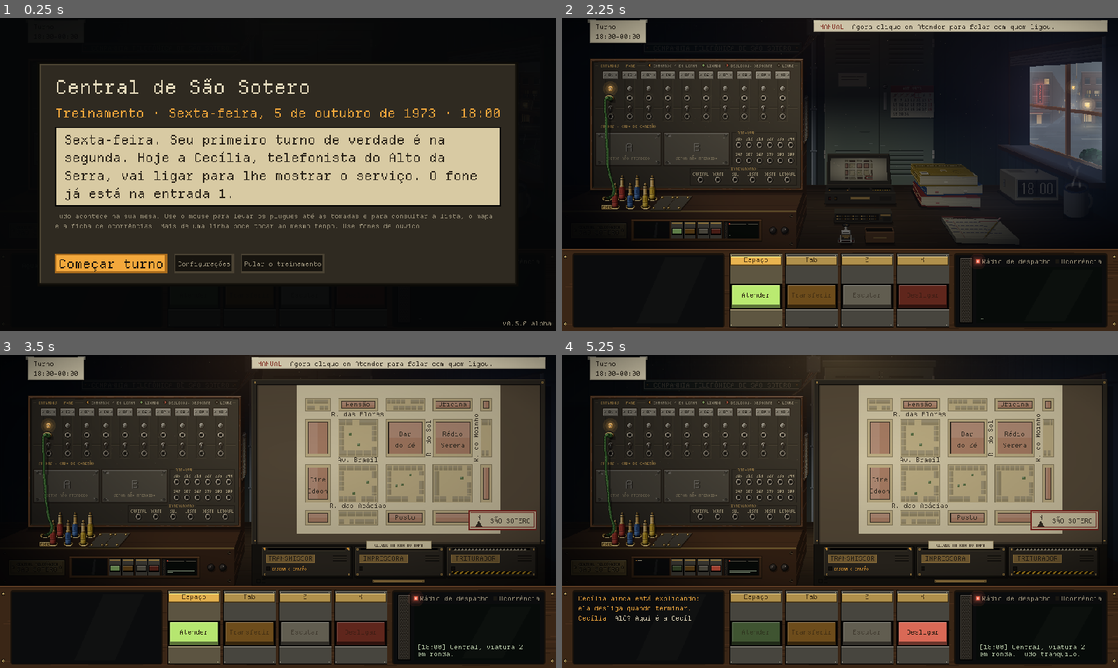
Above: before the commit, frames 1-4 (two rows, left to right).
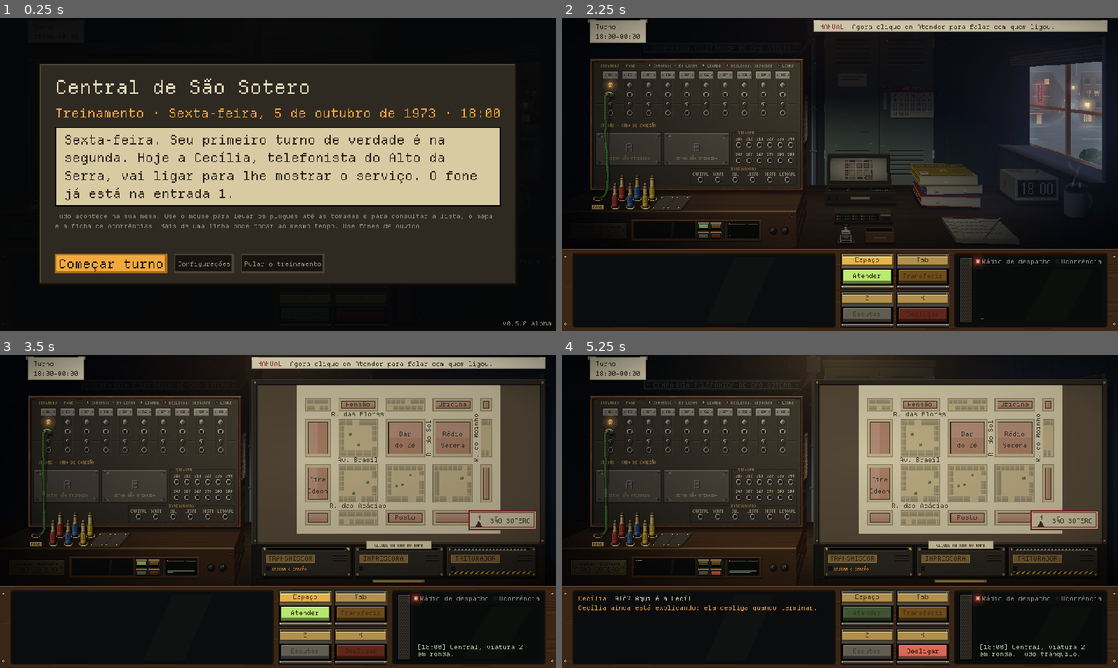
Above: after the commit, the same moments.

Repository: MendelDdS/Project-Switchboard
Game: Godot game, scene res://scenes/app.tscn
Two runs of this game, one before a commit and one after it. Both use one fixed random seed, a clock stepped at 60 frames per second and the inputs below.
Inputs (mouse positions are in pixels of both pictures, inside the frame that each line leads up to):
- Up to frame 1 (0.25 s): no input
- Up to frame 2 (2.25 s): click "Pular o treinamento" at 0.5 s; click "Recomeçar do treinamento" at 1.25 s; click "Começar turno" at 2 s
- Up to frame 3 (3.5 s): tap Enter at 2.75 s; drag from (278, 511) to (333, 442) at 2.77 s
- Up to frame 4 (5.25 s): drag from (695, 461) to (812, 574) at 3.52 s; click "Atender" at 4.25 s; click "Desligar" at 5 s

The runs differ from the first frame. In frame 2, 9.0% of the frame differs, in the area x 5-70%, y 19-99%; in frame 3, 9.1%; in frame 4, 8.9%.

Commit message:
feat(#0000): 960 base polish: phone keys in a 2x2 grid and the conversation screen no longer growing in emergencies (the warning as the last transcript line, the urgency bar on one row, a shorter transcript minimum), the FONE hole near the shelf edge so its label fits in all three languages, the windowed mode sized to the largest integer multiple of 960x540 that fits the screen, and lamps, jacks and keys raised to close the gap left by the removed state text
Co-Authored-By: Claude Opus 5.5 <noreply@anthropic.com>

Diff:
--- a/scenes/ui/phone_panel.tscn
+++ b/scenes/ui/phone_panel.tscn
@@ -25,17 +25,9 @@
 layout_mode = 2
 theme_override_constants/separation = 3
 
-[node name="Warn" type="Label" parent="Bar/ConvBox/ConvV"]
-unique_name_in_owner = true
-visible = false
-layout_mode = 2
-theme_type_variation = &"AmberLabel"
-theme_override_font_sizes/font_size = 11
-autowrap_mode = 3
-
 [node name="Transcript" type="RichTextLabel" parent="Bar/ConvBox/ConvV"]
 unique_name_in_owner = true
-custom_minimum_size = Vector2(0, 36)
+custom_minimum_size = Vector2(0, 28)
 layout_mode = 2
 size_flags_vertical = 3
 bbcode_enabled = true
@@ -54,7 +46,7 @@
 [node name="Urgency" type="Control" parent="Bar/ConvBox/ConvV"]
 unique_name_in_owner = true
 visible = false
-custom_minimum_size = Vector2(0, 24)
+custom_minimum_size = Vector2(0, 12)
 layout_mode = 2
 mouse_filter = 2
 script = ExtResource("9_urgency")
@@ -65,15 +57,18 @@
 mouse_filter = 2
 script = ExtResource("10_glass")
 
-[node name="Keys" type="HBoxContainer" parent="Bar"]
+[node name="Keys" type="GridContainer" parent="Bar"]
 layout_mode = 2
 mouse_filter = 2
-theme_override_constants/separation = 4
+theme_override_constants/h_separation = 4
+theme_override_constants/v_separation = 4
+columns = 2
 
 [node name="Answer" type="Button" parent="Bar/Keys"]
 unique_name_in_owner = true
 custom_minimum_size = Vector2(92, 0)
 layout_mode = 2
+size_flags_vertical = 3
 focus_mode = 0
 theme_type_variation = &"GreenKey"
 disabled = true
@@ -99,6 +94,7 @@
 unique_name_in_owner = true
 custom_minimum_size = Vector2(92, 0)
 layout_mode = 2
+size_flags_vertical = 3
 focus_mode = 0
 theme_type_variation = &"AmberKey"
 disabled = true
@@ -125,6 +121,7 @@
 unique_name_in_owner = true
 custom_minimum_size = Vector2(92, 0)
 layout_mode = 2
+size_flags_vertical = 3
 focus_mode = 0
 theme_type_variation = &"IvoryKey"
 disabled = true
@@ -151,6 +148,7 @@
 unique_name_in_owner = true
 custom_minimum_size = Vector2(92, 0)
 layout_mode = 2
+size_flags_vertical = 3
 focus_mode = 0
 theme_type_variation = &"RedKey"
 disabled = true
--- a/scripts/ui/game_view.gd
+++ b/scripts/ui/game_view.gd
@@ -8,6 +8,7 @@
 ## Em Configurações (`Settings`): tela cheia ou janela.
 
 const BASE := Vector2i(960, 540)   ## a tela do jogo
+const TITLE_BAR := 40   ## px de tela que a barra de título e as bordas da janela tomam, no modo janela
 
 @onready var _box: SubViewportContainer = $Box
 @onready var _view: SubViewport = $Box/View
@@ -19,6 +20,8 @@
 	get_viewport().size_changed.connect(_fit)
 	Settings.changed.connect(_apply)
 	_apply()
+	if get_window().mode == Window.MODE_WINDOWED:   # o projeto abre em 960×540: na tela grande, 1× ficava minúsculo
+		_size_window.call_deferred()
 
 
 ## Aplica a tela das configurações: cheia ou janela, e a ampliação.
@@ -26,7 +29,19 @@
 	var mode := Window.MODE_FULLSCREEN if Settings.fullscreen else Window.MODE_WINDOWED
 	if get_window().mode != mode and not (mode == Window.MODE_WINDOWED and get_window().mode == Window.MODE_MAXIMIZED):
 		get_window().mode = mode
+		if mode == Window.MODE_WINDOWED:
+			_size_window.call_deferred()   # (saindo da tela cheia, o tamanho só pega depois da troca)
 	_fit()
+
+
+## A janela no maior múltiplo inteiro da tela do jogo que cabe na área livre da tela (sem a barra de tarefas e com a
+## barra de título): 2× em 1440p, 3× em 4K; em 1080p, 1× (o 2× é a tela inteira). No meio da tela.
+func _size_window() -> void:
+	var w := get_window()
+	var free := DisplayServer.screen_get_usable_rect(w.current_screen)
+	var k := maxi(1, mini(free.size.x / BASE.x, (free.size.y - TITLE_BAR) / BASE.y))
+	w.size = BASE * k
+	w.position = free.position + (free.size - w.size) / 2
 
 
 func _fit() -> void:
--- a/scripts/ui/phone_panel.gd
+++ b/scripts/ui/phone_panel.gd
@@ -1,7 +1,7 @@
 class_name PhonePanel
 extends MarginContainer
 ## Painel de baixo, do operador, em três blocos: a tela da conversa (as últimas falas que couberem, `_fit`; o registro inteiro
-## fica na ferramenta Registro, `CallLog`), com os avisos (`flash`/`warn`), as opções de fala e a barra de agravamento;
+## fica na ferramenta Registro, `CallLog`), com os avisos (`flash`/`warn`, a última linha das falas), as opções de fala e a barra de agravamento;
 ## as teclas (`KeyCapStyle`); e o rádio de despacho (`radio`). A mesa comutadora tem uma miniatura dele
 ## (`ConsoleMini`): este painel é a vista de perto daquela. Mostra uma PhoneCall por vez (`show_call`) e se redesenha
 ## pelos sinais dela. É um console embutido na frente da mesa (`_draw`: a madeira de borda a borda, logo abaixo da
@@ -22,7 +22,6 @@
 @onready var screen: Control = %ConvBox   ## a tela da conversa (a miniatura copia o lugar dela)
 @onready var _transcript: RichTextLabel = %Transcript
 @onready var _choices: HFlowContainer = %Choices
-@onready var _warn: Label = %Warn
 @onready var _answer: Button = %Answer
 @onready var _transfer: Button = %Transfer
 @onready var _hangup: Button = %Hangup
@@ -30,6 +29,7 @@
 @onready var _glass: ScreenGlass = %Glass
 
 var _call: PhoneCall
+var _warn := ""   # o aviso na tela agora, embaixo das falas (numa linha à parte, empurrava o painel para cima)
 var _warn_gen := 0
 var _lines := PackedStringArray()   # as falas prontas para a tela, da mais antiga à mais nova
 var shown_lines := 0   ## quantas falas cabem e aparecem agora (a miniatura mostra as mesmas)
@@ -139,8 +139,8 @@
 ## Aviso numa linha da tela da conversa por `ms` milissegundos (enquanto isso a transcrição encolhe): o que acontece
 ## na linha ("Chamando 305...", "número não existe") e os avisos do jogo (`warn`).
 func flash(text: String, ms: int = 2600) -> void:
-	_warn.text = text
-	_warn.visible = text != ""
+	_warn = text
+	_render_transcript()
 	_warn_gen += 1
 	var g := _warn_gen
 	await get_tree().create_timer(ms / 1000.0, false).timeout
@@ -150,12 +150,12 @@
 
 func clear_flash() -> void:
 	_warn_gen += 1
-	_warn.text = ""
-	_warn.visible = false
+	_warn = ""
+	_render_transcript()
 
 
 func display_text() -> String:
-	return _warn.text
+	return _warn
 
 
 func warn(text: String) -> void:
@@ -179,6 +179,8 @@
 					_lines.append("[color=#f3a83c]—[/color]  [color=#c6d3c4]%s[/color]\n" % text)
 				_:
 					_lines.append("[color=#f3a83c]%s[/color]  %s\n" % [tr(l["who"]), text])
+	if _warn != "":
+		_lines.append("[color=#f3a83c]%s[/color]\n" % _warn.replace("[", "("))
 	_fit()
 
 
--- a/scripts/ui/switchboard.gd
+++ b/scripts/ui/switchboard.gd
@@ -677,7 +677,7 @@
 	_draw_strips()
 	_draw_rule(RULES["in"], T.text(T.Key.BOARD_INPUTS), false)   # os nomes por cima das faixas
 	# o nome das saídas embaixo delas, no vão até os bancos (a faixa entre as entradas e as saídas é das chaves de escuta)
-	_draw_rule(ROW_Y["out"] + JACK / 2.0 + 10.0, T.text(T.Key.BOARD_OUTPUTS), false)
+	_draw_rule(roundf((ROW_Y["out"] + JACK / 2.0 + DEST_TOP - 13.0) / 2.0), T.text(T.Key.BOARD_OUTPUTS), false)   # no meio entre as saídas e os bancos
 	_draw_wear()
 	_draw_trunks(trunks)
 
--- a/scripts/ui/switchboard_base.gd
+++ b/scripts/ui/switchboard_base.gd
@@ -8,7 +8,8 @@
 const SHELF_SLOTS := 5   # lugares de cabo na prateleira: um por setor ainda não atendido fica tampado, à espera do cabo novo (`patches`)
 const TRUNK_GAP := 6.0      # do último plug guardado até o bloco interurbano (o vão da moldura dos bancos)
 const PAIR_SHIFT := 12.0    # a ponta da frente de um cabo, à esquerda da de trás: encostadas, as duas se leem como um par
-const FONE_HOLE_X := 30.0   # o buraco do FONE, a partir da esquerda do encaixe (o nome gravado embaixo cabe nos três idiomas)
+const FONE_HOLE_X := 14.0   # o buraco do FONE, a partir da esquerda do encaixe: perto da beira, para o nome gravado embaixo caber nos três idiomas antes da ponta da frente do primeiro cabo (em 30, "FONE" já passava por baixo dela)
+const CORDS_X := 30.0   # de onde contam os lugares dos cabos de conexão, a partir da esquerda do encaixe (`patch_x`)
 const SHELF_HOLE_Y := 8.0  # a fileira de trás dos buracos da prateleira (o FONE e a primeira ponta de cada cabo), afastada do rodapé do painel
 const SHELF_FRONT_Y := 22.0 # a fileira da frente (a outra ponta), à frente da de trás, como nas mesas de verdade; o mesmo vão entre as fileiras e até as beiras
 const PLUG_SINK := 10.0  # guardado, o plug entra tanto no buraco (px abaixo dele: a capa de borracha some nele, o corpo fica à mostra)...
@@ -30,10 +31,9 @@
 const PLUG_H := 51.0   # a altura do `PLUG_ART`: do bico até onde sai o fio...
 const PLUG_W := 12.0   # ...e a largura dele (o corpo tem 10)
 const JACK := 12.0          # o lugar de cada encaixe (entradas, saídas e destinos; o desenho, `JACK_PX`, é menor)
-## A coluna de cada linha, de cima para baixo: plaquinha com o número (topo e altura), estado (linha de base do texto),
-## lâmpada, entrada, chave de escuta e saída (centros). O estado fica acima da lâmpada: embaixo da entrada, o plug
-## encaixado o cobria.
-const ROW_Y := {"plate": 22.0, "plate_h": 13.0, "lamp": 52.0, "in": 68.0, "key": 84.0, "out": 100.0}
+## A coluna de cada linha, de cima para baixo: plaquinha com o número (topo e altura), lâmpada, entrada, chave de
+## escuta e saída (centros). A lâmpada logo embaixo da plaquinha: o estado escrito que ficava entre elas saiu.
+const ROW_Y := {"plate": 22.0, "plate_h": 13.0, "lamp": 46.0, "in": 62.0, "key": 78.0, "out": 94.0}
 const ROOM_LIGHT_R := 675.0   # px: até onde a luz dela chega no painel
 const ROOM_LIT := Color(1.0, 0.88, 0.66, 0.07)   # perto dela, o painel clareia quente...
 const ROOM_DARK := Color(0.012, 0.022, 0.045, 0.36)   # ...e longe, escurece
@@ -100,13 +100,13 @@
 ## frente encostada, `front_of`) e os `SHELF_SLOTS` lugares, a um passo igual, enchem a prateleira até o bloco
 ## interurbano.
 func patch_x(k: int) -> float:
-	return socket_rect().position.x + FONE_HOLE_X + _pitch() * (k + 1)
+	return socket_rect().position.x + CORDS_X + _pitch() * (k + 1)
 
 
 ## De um lugar de cabo ao seguinte.
 func _pitch() -> float:
 	var right := (trunks.position.x if trunks.has_area() else tray_rect().end.x) - TRUNK_GAP - PLUG_W / 2.0 - 2.0   # a metade do plug guardado (`home_rect`)
-	return (right - socket_rect().position.x - FONE_HOLE_X) / SHELF_SLOTS
+	return (right - socket_rect().position.x - CORDS_X) / SHELF_SLOTS
 
 
 ## Onde fica o plug guardado, de pé no buraco dele na prateleira, como nas mesas de verdade (o fio desce por ele).
--- a/scripts/ui/switchboard_panel.gd
+++ b/scripts/ui/switchboard_panel.gd
@@ -6,7 +6,7 @@
 const DEST_ROW := 27.0
 const FRAME := 5.0           # a moldura de madeira do móvel, em volta do painel
 ## Faixas gravadas no painel que separam as seções (altura da linha; o nome fica sobre ela, à esquerda).
-const RULES := {"in": 11.0, "out": 84.0}
+const RULES := {"in": 11.0, "out": 78.0}
 const WOOD := [Color("6b4529"), Color("4a2f1c"), Color("2a1a0f")]   # madeira do móvel e da bandeja: luz, meio, sombra
 ## O buraco da prateleira (16×8, achatado pela perspectiva; o vão, 12 de largura, da largura do plug, que entra
 ## nele): b, a beira de trás do aro (na sombra); f e F, a da frente (na luz, com o brilho); w, a parede de dentro do lado
--- a/scripts/ui/urgency_bar.gd
+++ b/scripts/ui/urgency_bar.gd
@@ -1,8 +1,8 @@
 class_name UrgencyBar
 extends Control
-## Barra de agravamento da emergência, no bloco da ligação do painel de baixo (o estágio escrito em cima, a barra
-## embaixo): o tempo até a situação piorar. Esvazia da direita para a esquerda pelos três estágios
-## (inicial, agravando, agravada) e pisca quando muda de estágio. Só aparece com o operador na linha da emergência;
+## Barra de agravamento da emergência, no bloco da ligação do painel de baixo, numa linha só (o estágio escrito à
+## esquerda, a barra à direita; um em cima do outro, empurravam o painel para cima): o tempo até a situação piorar.
+## Esvazia da direita para a esquerda pelos três estágios (inicial, agravando, agravada) e pisca quando muda de estágio. Só aparece com o operador na linha da emergência;
 ## fora dela continua correndo (a luz de ocorrência do rádio mostra). O estado fica na PhoneCall (`Urgency`).
 
 const COLORS := [Pal.GREEN, Pal.AMBER, Pal.RED]
@@ -36,9 +36,11 @@
 		return
 	var e: EmergencyCall = call.data
 	var col: Color = COLORS[call.stage]
-	var label := T.text(NAMES[call.stage])
-	draw_string(Pal.ui, Vector2(0, 11), label, HORIZONTAL_ALIGNMENT_LEFT, size.x, 11, col)
-	var r := Rect2(2, 16, size.x - 4, size.y - 18)
+	draw_string(Pal.ui, Vector2(0, 10), T.text(NAMES[call.stage]), HORIZONTAL_ALIGNMENT_LEFT, -1, 11, col)
+	var label_w := 0.0   # a do nome mais longo: a barra não muda de lugar com o estágio
+	for k in NAMES:
+		label_w = maxf(label_w, Pal.ui.get_string_size(T.text(k), HORIZONTAL_ALIGNMENT_LEFT, -1, 11).x)
+	var r := Rect2(label_w + 10, 3, size.x - label_w - 12, size.y - 6)
 	draw_rect(r.grow(2), Pal.EDGE)
 	var total := e.stage_sec.x + e.stage_sec.y + e.stage_sec.z
 	var x := r.end.x
Not shown, changed: CLAUDE.md
Not shown, changed: HISTORICO.md
Not shown, changed: LESSONS.md
Not shown, changed: scripts/ui/CLAUDE.md
